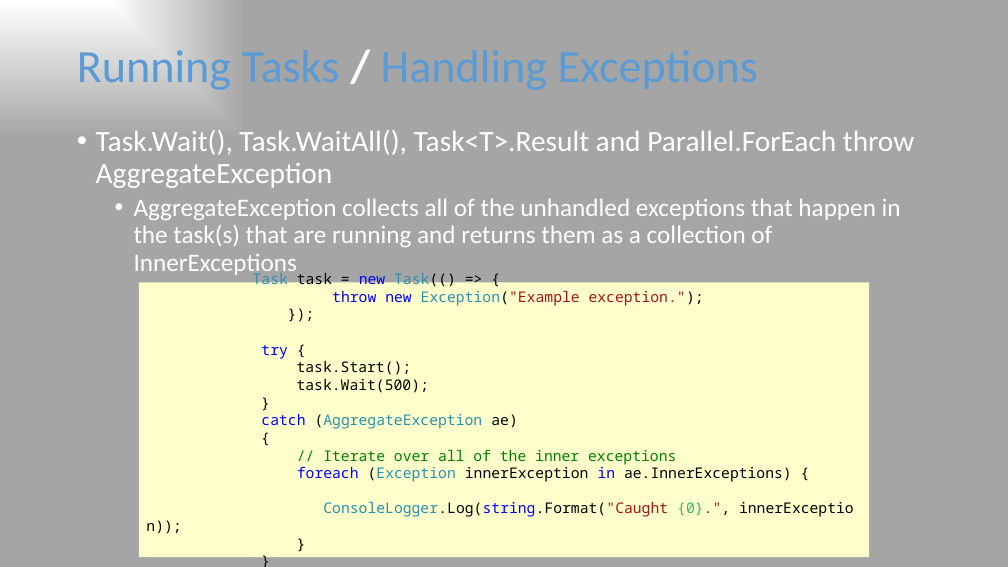
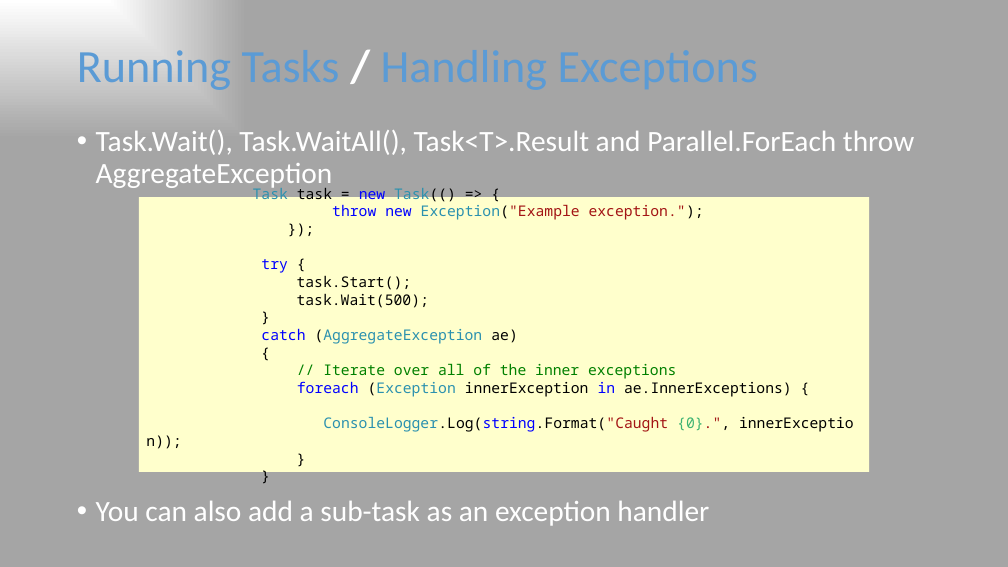
Before and after one commit to CSharpDevConnect/CSharpDevConnect.TPL, a slide deck: slide 11 of DevConnect-TPL.pptx. Drawn at 1008x567 pixels with LibreOffice and Linux fonts; fonts in the diff are those of the drawing; background and template pictures are left out. Boxes give left, top, right and bottom in pixels: in the first picture for what was removed or moved away, otherwise in the second. Text is boxed around its words. In the diff, an @@ line names an element or a change of style, - is before the commit and + after.

```diff
--- a/DevConnect-TPL.pptx
+++ b/DevConnect-TPL.pptx
@@ rectangle "Task task = new Task(() ...": place and size @@
-rectangle "Task task = new Task(() ..." at box(139, 283, 870, 558)
+rectangle "Task task = new Task(() ..." at box(139, 197, 870, 473)
@@ text at box(96, 501, 709, 526): text changed; size 24 to 28 pt @@
-  • AggregateException collects all of the unhandled exceptions that happen in the task(s) that are running and returns them as a collection of InnerExceptions
+• You can also add a sub-task as an exception handler
```
Also in this commit, not shown: 6 other slides changed, 1 slide added.
